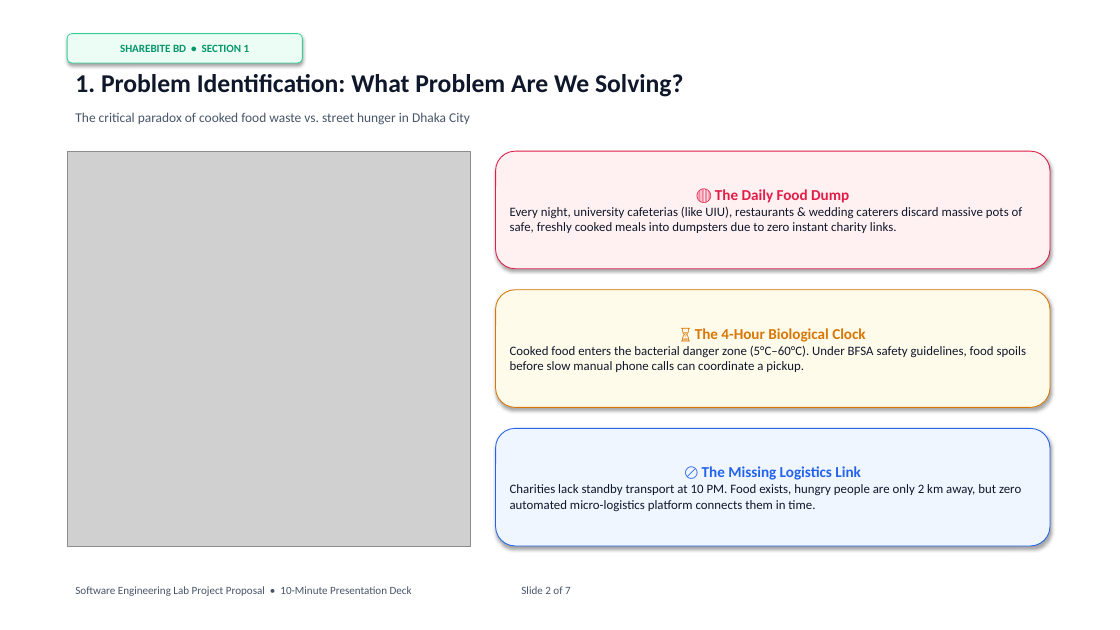
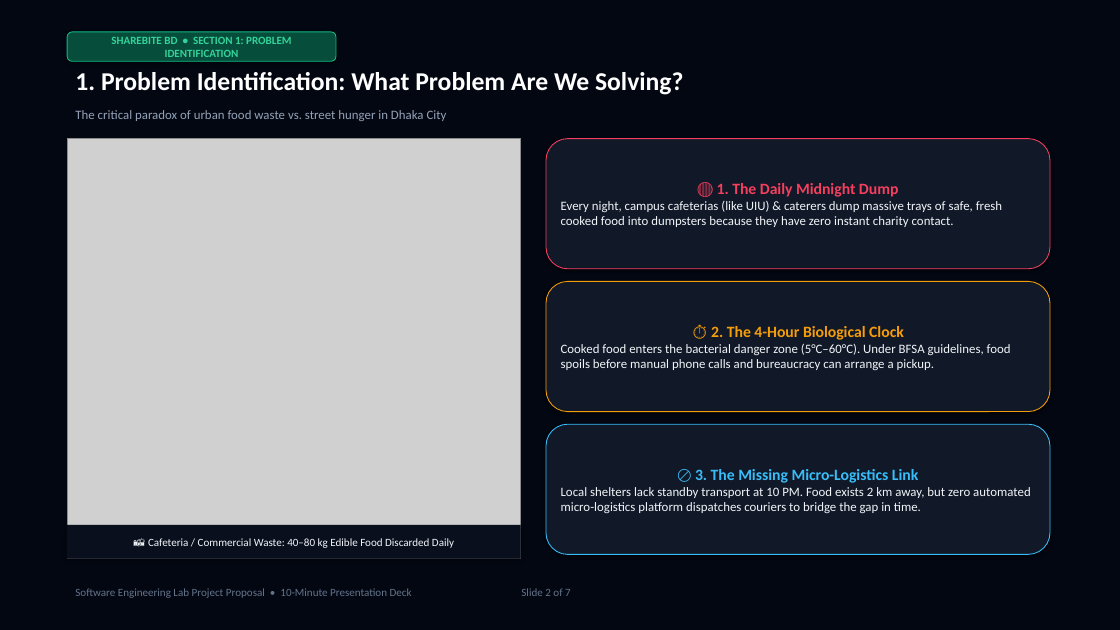
Before and after one commit to mahamudul-hasan7/shearbitebd, a slide deck: slide 2 of ShareBite_BD_SE_Lab_Presentation.pptx. Drawn at 1120x630 pixels with LibreOffice and Linux fonts; fonts in the diff are those of the drawing; grey boxes stand for pictures. Boxes give left, top, right and bottom in pixels: in the first picture for what was removed or moved away, otherwise in the second. Text is boxed around its words. In the diff, an @@ line names an element or a change of style, - is before the commit and + after.

Commit message:
feat(presentation): upgrade to executive dark keynote theme with fresh photorealistic imagery and minimal key points

```diff
--- a/ShareBite_BD_SE_Lab_Presentation.pptx
+++ b/ShareBite_BD_SE_Lab_Presentation.pptx
@@ rectangle added at (x1=0, y1=0, x2=1120, y2=630), fill #030712 @@
@@ rounded rectangle "SHAREBITE BD • SECTION 1: ..." resized from (x1=67, y1=34, x2=302, y2=63) to (x1=67, y1=32, x2=336, y2=61) @@
@@ rounded rectangle "SHAREBITE BD • SECTION 1: ..." at (x1=67, y1=32, x2=336, y2=61): fill #ECFDF5 to #064E3B; outline #34D399 0.75 pt to #10B981 0.75 pt @@
@@ text in rounded rectangle at (x1=111, y1=37, x2=291, y2=57): text changed; text colour #059669 to #34D399 @@
-SHAREBITE BD • SECTION 1
+SHAREBITE BD • SECTION 1: PROBLEM IDENTIFICATION
@@ text "1. Problem Identification: What Problem ..." at (x1=75, y1=72, x2=683, y2=95): text colour #0F172A to #FFFFFF @@
@@ text at (x1=75, y1=110, x2=447, y2=121): text changed; size 11.5 to 11 pt; text colour #475569 to #94A3B8 @@
-The critical paradox of cooked food waste vs. street hunger in Dhaka City
+The critical paradox of urban food waste vs. street hunger in Dhaka City
@@ picture resized from (x1=67, y1=151, x2=471, y2=546) to (x1=67, y1=139, x2=521, y2=559) @@
@@ rounded rectangle "🔴 1. The Daily Midnight ..." resized from (x1=496, y1=151, x2=1050, y2=269) to (x1=546, y1=139, x2=1050, y2=269) @@
@@ rounded rectangle "🔴 1. The Daily Midnight ..." at (x1=546, y1=139, x2=1050, y2=269): fill #FFF1F2 to #111827; outline #E11D48 0.75 pt to #F43F5E 0.75 pt @@
@@ text in rounded rectangle at (x1=561, y1=183, x2=1002, y2=227): text changed; text colour #0F172A to #F1F5F9 @@
-🔴 The Daily Food Dump
-Every night, university cafeterias (like UIU), restaurants & wedding caterers discard massive pots of safe, freshly cooked meals into dumpsters due to zero instant charity links.
+🔴 1. The Daily Midnight Dump
+Every night, campus cafeterias (like UIU) & caterers dump massive trays of safe, fresh cooked food into dumpsters because they have zero instant charity contact.
@@ rounded rectangle "⏱️ 2. The 4-Hour Biological ..." resized from (x1=496, y1=290, x2=1050, y2=408) to (x1=546, y1=281, x2=1050, y2=412) @@
@@ rounded rectangle "⏱️ 2. The 4-Hour Biological ..." at (x1=546, y1=281, x2=1050, y2=412): fill #FFFBEB to #111827; outline #D97706 0.75 pt to #F59E0B 0.75 pt @@
@@ text in rounded rectangle at (x1=561, y1=326, x2=1011, y2=370): text changed; text colour #0F172A to #F1F5F9 @@
-⏳ The 4-Hour Biological Clock
-Cooked food enters the bacterial danger zone (5°C–60°C). Under BFSA safety guidelines, food spoils before slow manual phone calls can coordinate a pickup.
+⏱️ 2. The 4-Hour Biological Clock
+Cooked food enters the bacterial danger zone (5°C–60°C). Under BFSA guidelines, food spoils before manual phone calls and bureaucracy can arrange a pickup.
@@ rounded rectangle "🚫 3. The Missing Micro-Logistics ..." resized from (x1=496, y1=429, x2=1050, y2=546) to (x1=546, y1=424, x2=1050, y2=555) @@
@@ rounded rectangle "🚫 3. The Missing Micro-Logistics ..." at (x1=546, y1=424, x2=1050, y2=555): fill #EFF6FF to #111827; outline #2563EB 0.75 pt to #38BDF8 0.75 pt @@
@@ text in rounded rectangle at (x1=561, y1=469, x2=1030, y2=513): text changed; text colour #0F172A to #F1F5F9 @@
-🚫 The Missing Logistics Link
-Charities lack standby transport at 10 PM. Food exists, hungry people are only 2 km away, but zero automated micro-logistics platform connects them in time.
+🚫 3. The Missing Micro-Logistics Link
+Local shelters lack standby transport at 10 PM. Food exists 2 km away, but zero automated micro-logistics platform dispatches couriers to bridge the gap in time.
@@ rectangle added at (x1=67, y1=525, x2=521, y2=559), fill #0A0F1E, 9.5 pt, text #F1F5F9 @@
+📸 Cafeteria / Commercial Waste: 40–80 kg Edible Food Discarded Daily
@@ text "Software Engineering Lab Project Proposal ..." at (x1=75, y1=588, x2=571, y2=598): text colour #475569 to #64748B @@
```
Also in this commit, not shown: 4 other slides changed, 2 slides added, 2 slides removed, 7 other files.
